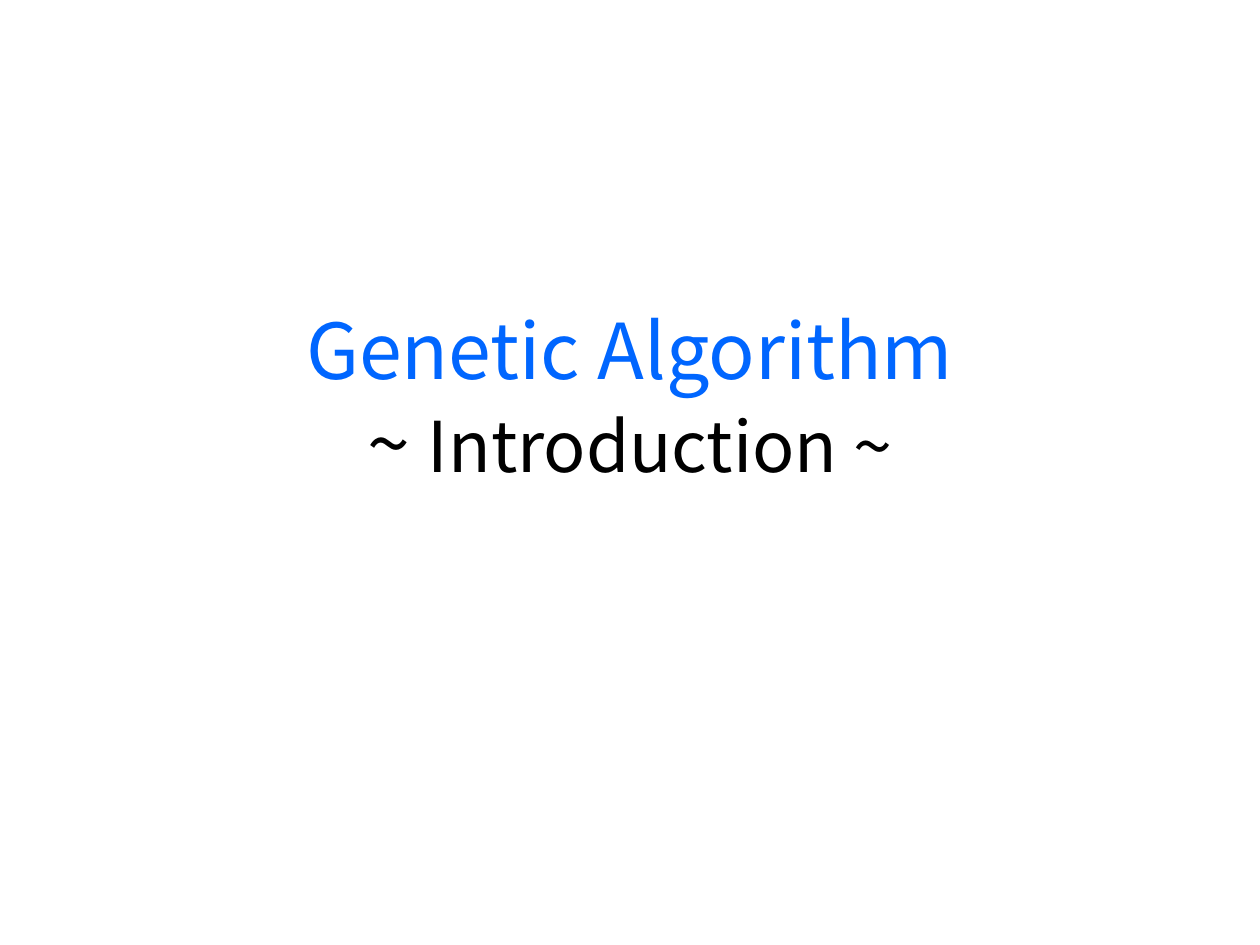
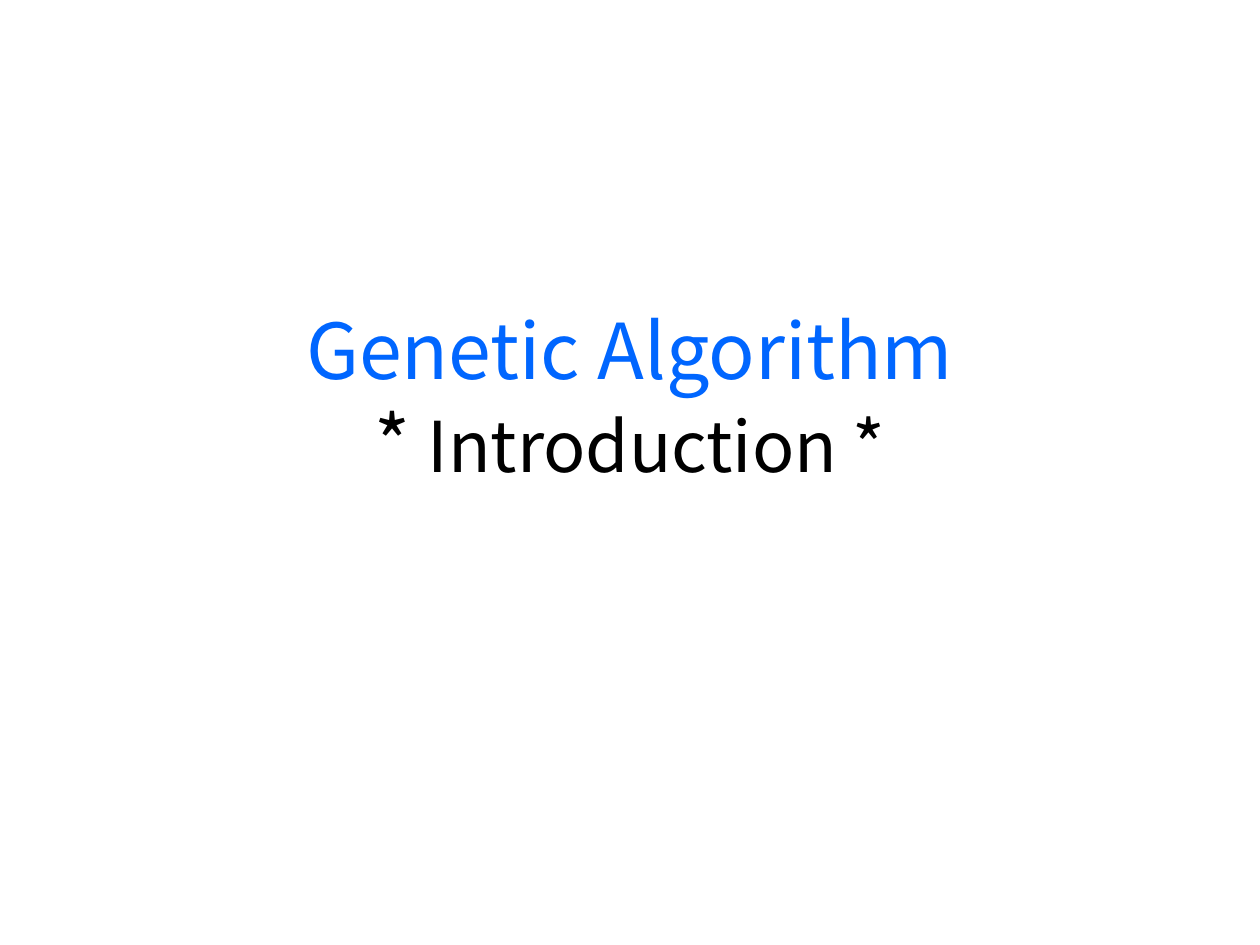
Before and after one commit to stella-Lee/GA, a slide deck: slide 1 of GA1-Introduction.pptx. Drawn at 1260x945 pixels with LibreOffice and Linux fonts; fonts in the diff are those of the drawing. Boxes give left, top, right and bottom in pixels: in the first picture for what was removed or moved away, otherwise in the second. Text is boxed around its words. In the diff, an @@ line names an element or a change of style, - is before the commit and + after.

```diff
--- a/GA1-Introduction.pptx
+++ b/GA1-Introduction.pptx
@@ title at bbox=[306, 317, 953, 473]: text changed @@
-Genetic Algorithm
-~ Introduction ~
+Genetic Algorithm
+* Introduction *
```
Also in this commit, not shown: 8 other files.
